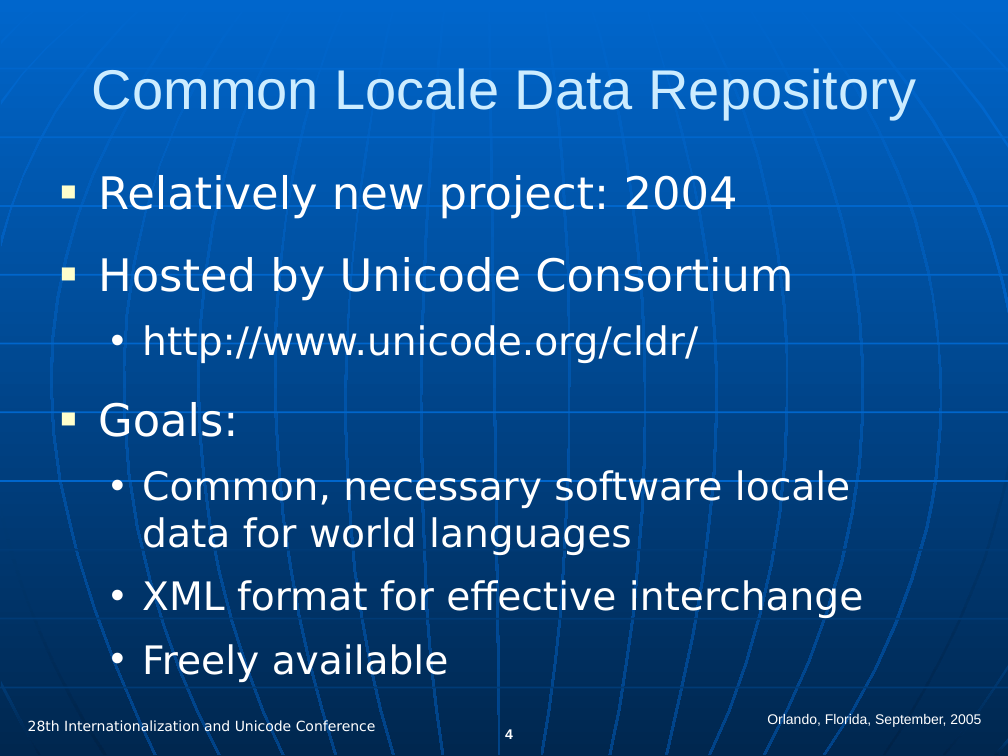
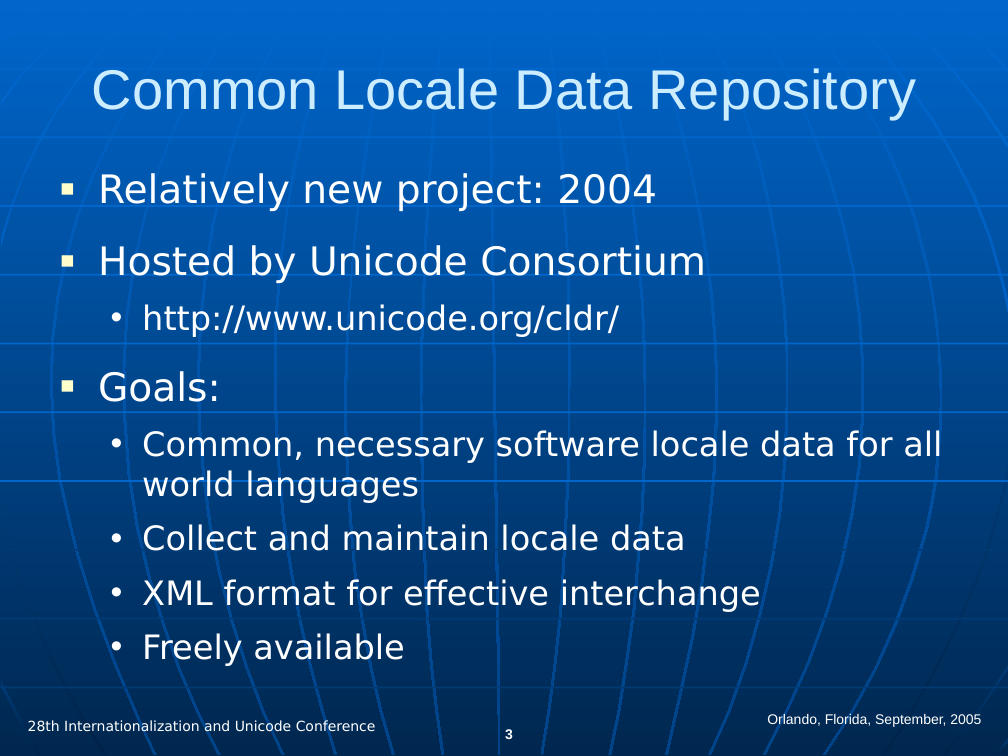
Before and after one commit to svn2github/CLDR, a slide deck: slide 3 of trunk/docs/presentations/cldr_overview.ppt (slide 4 before the commit). Drawn at 1008x756 pixels with LibreOffice and Linux fonts; fonts in the diff are those of the drawing. Boxes give left, top, right and bottom in pixels: in the first picture for what was removed or moved away, otherwise in the second. Text is boxed around its words. In the diff, an @@ line names an element or a change of style, - is before the commit and + after.

```diff
--- a/trunk/docs/presentations/cldr_overview.ppt
+++ b/trunk/docs/presentations/cldr_overview.ppt
@@ text at <box>98,173,761,666</box>: size 32 to 28 pt in "Relatively new project: 2004", "Hosted by Unicode Consortium", "Goals:"; size 28 to 24 pt in "http://www.unicode.org/cldr/", "XML format for effective interchange", "Freely available"; less space between paragraphs @@
@@ text at <box>142,430,942,558</box>: text changed; size 28 to 24 pt @@
-  • Common, necessary software locale data for world languages
+  • Common, necessary software locale data for all world languages
+  • Collect and maintain locale data
@@ page number at <box>505,729,513,739</box>: text changed @@
-4
+3
```
Also in this commit, not shown: 15 other slides changed, 2 slides added, 6 slides removed.
